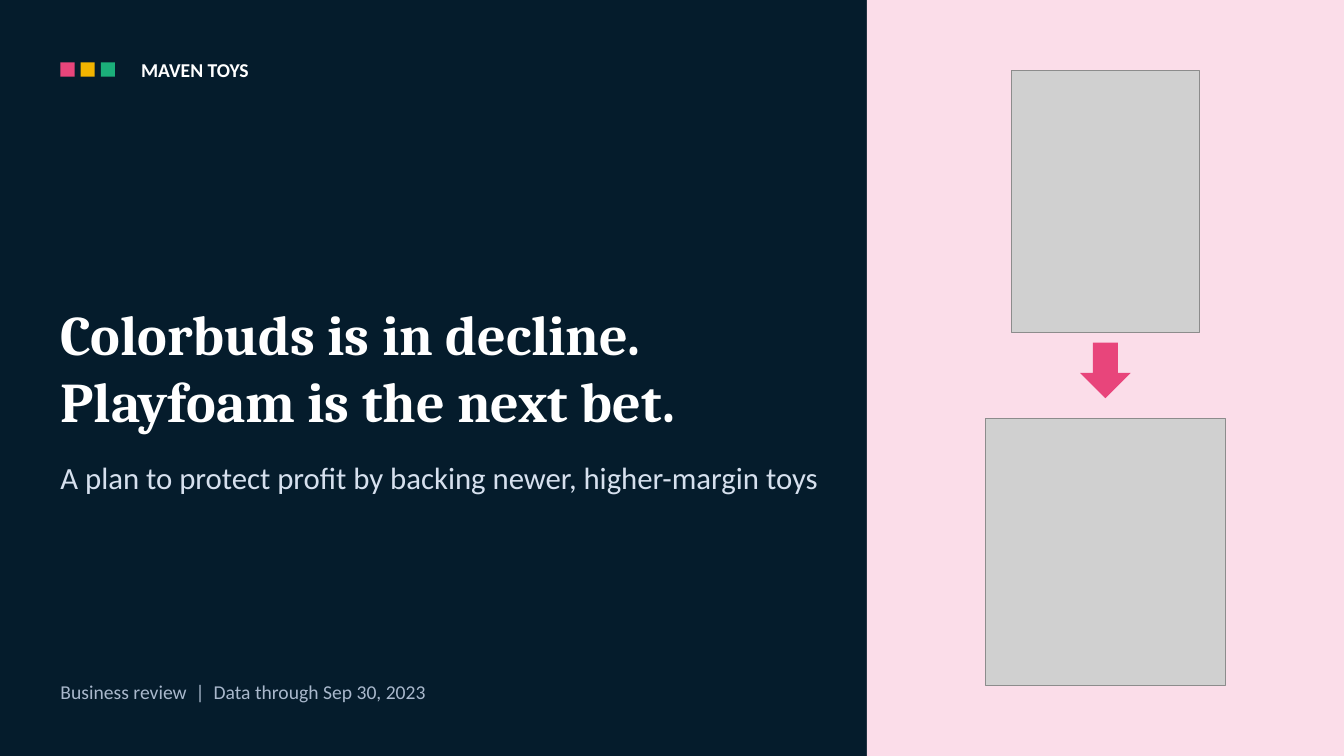
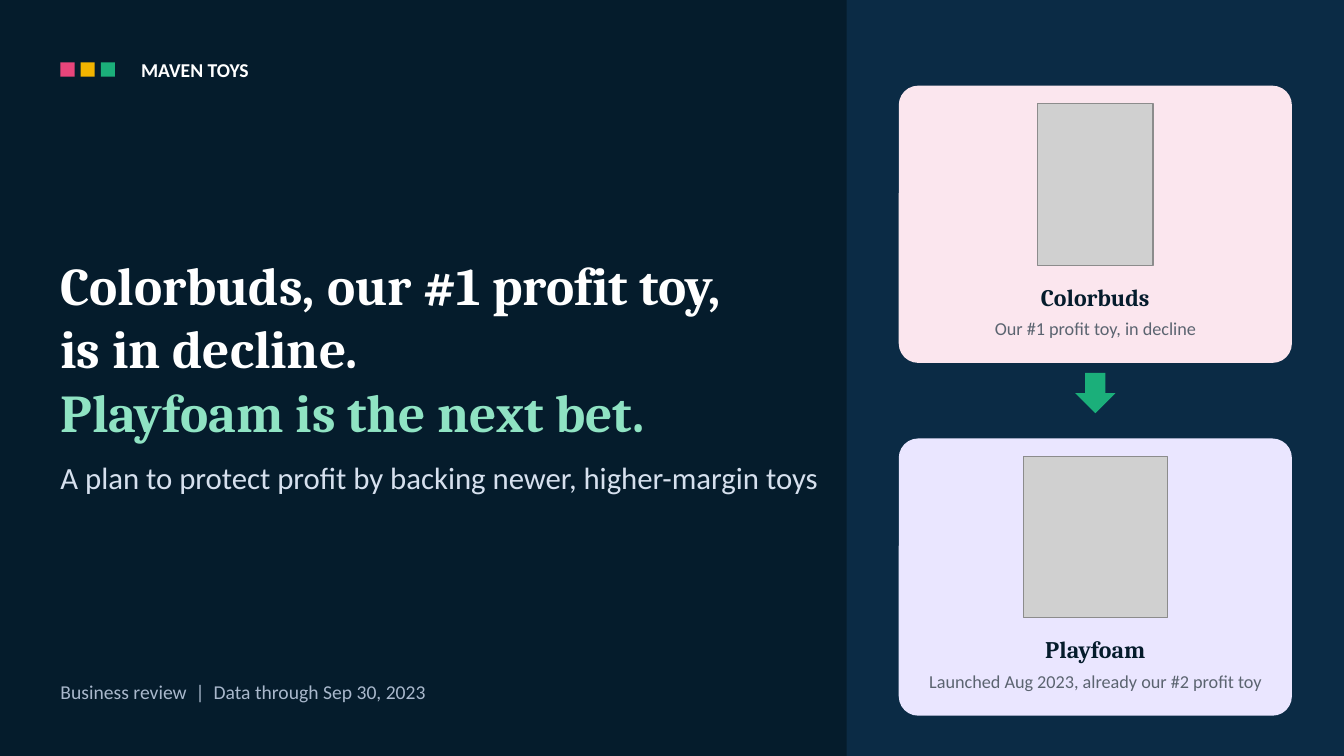
Before and after one commit to surajko9000/maven-toys-ai-analytics, a slide deck: slide 1 of site/deck/Colorbuds_to_Playfoam.pptx. Drawn at 1344x756 pixels with LibreOffice and Linux fonts; fonts in the diff are those of the drawing; grey boxes stand for pictures. Boxes give left, top, right and bottom in pixels: in the first picture for what was removed or moved away, otherwise in the second. Text is boxed around its words. In the diff, an @@ line names an element or a change of style, - is before the commit and + after.

```diff
--- a/site/deck/Colorbuds_to_Playfoam.pptx
+++ b/site/deck/Colorbuds_to_Playfoam.pptx
@@ rectangle: place and size @@
-rectangle at [867,0,1344,756]
+rectangle at [847,0,1344,756]
@@ rectangle at [847,0,1344,756]: fill #FBDDE9 to #0B2B45 @@
@@ rounded rectangle added at [899,86,1293,363], fill #FBE6EE @@
@@ picture: place and size @@
-picture at [1012,71,1200,333]
+picture at [1037,104,1152,265]
@@ text at [60,267,721,444]: text changed; size 40 to 38 pt @@
-Colorbuds is in decline.
-Playfoam is the next bet.
+Colorbuds, our #1 profit toy,
+is in decline.
+Playfoam is the next bet.
@@ text added at [1041,289,1150,307], 17 pt, text #051C2C, bold @@
+Colorbuds
@@ text added at [995,322,1196,338], 13 pt, text #5B6470 @@
+Our #1 profit toy, in decline
@@ down arrow: place and size @@
-down arrow at [1081,343,1131,398]
+down arrow at [1076,373,1116,413]
@@ down arrow at [1076,373,1116,413]: fill #E8457B to #1BAF7A @@
@@ rounded rectangle added at [899,439,1293,716], fill #EAE6FF @@
@@ picture: place and size @@
-picture at [986,418,1226,686]
+picture at [1023,457,1168,618]
@@ text added at [1045,641,1145,664], 17 pt, text #051C2C, bold @@
+Playfoam
@@ text added at [929,675,1262,691], 13 pt, text #5B6470 @@
+Launched Aug 2023, already our #2 profit toy
```
Also in this commit, not shown: 3 other files.
